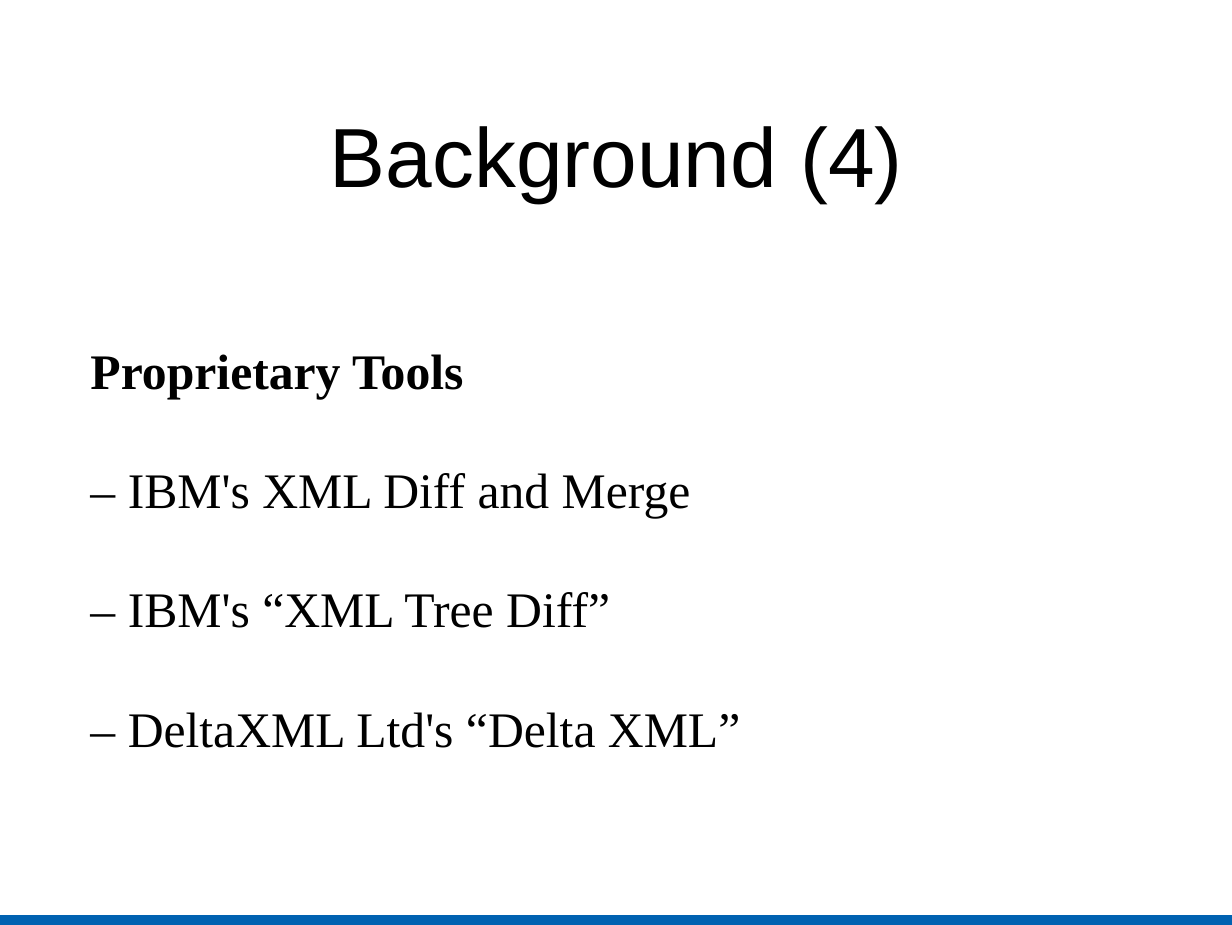
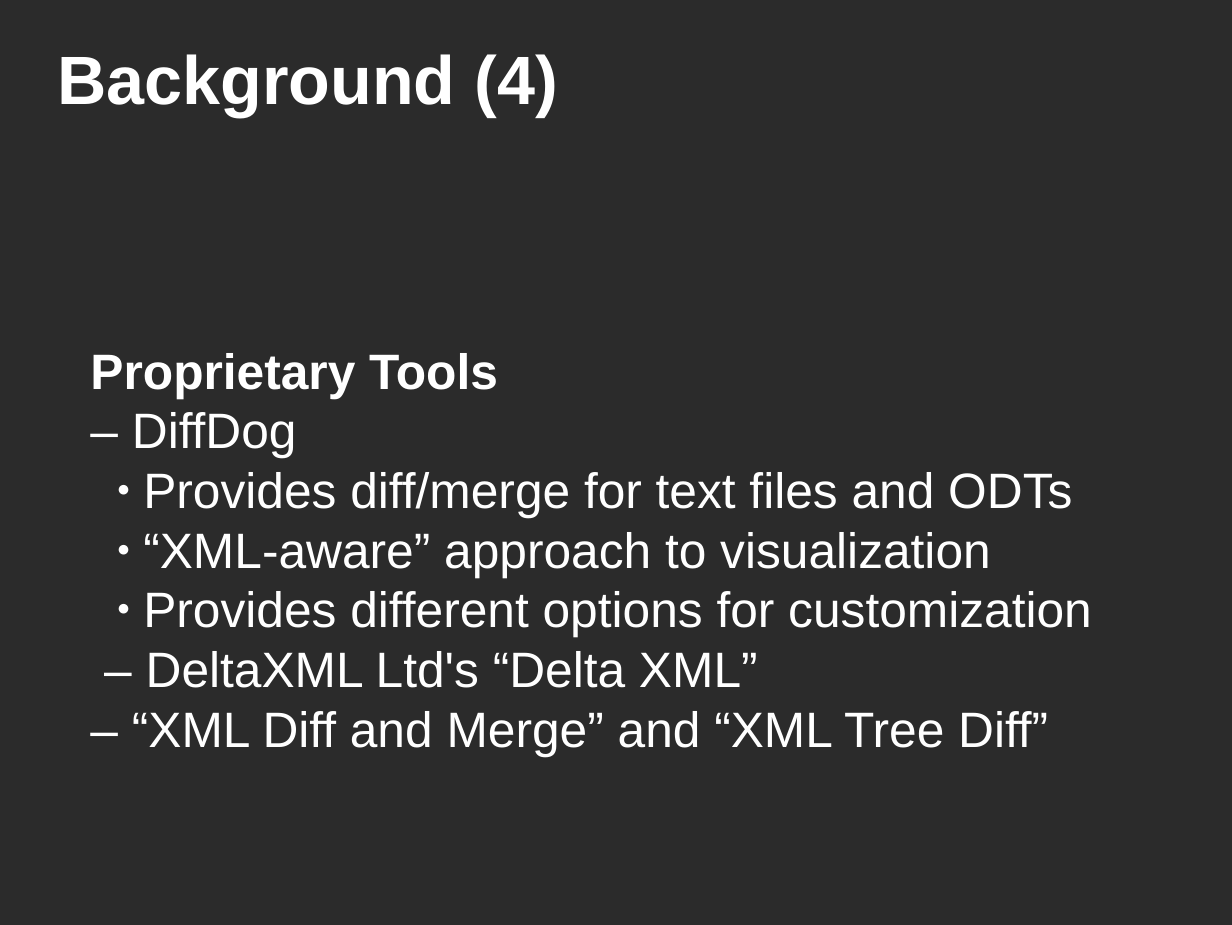
Before and after one commit to kratos12000/FastXMLDiff, a slide deck: slide 11 of Presentation/Slides.odp. Drawn at 1232x925 pixels with LibreOffice and Linux fonts; fonts in the diff are those of the drawing; background and template pictures are left out; a plain dark background stands for a picture behind light text. Boxes give left, top, right and bottom in pixels: in the first picture for what was removed or moved away, otherwise in the second. Text is boxed around its words. In the diff, an @@ line names an element or a change of style, - is before the commit and + after.

Commit message:
Final? Version of the slides.

```diff
--- a/Presentation/Slides.odp
+++ b/Presentation/Slides.odp
@@ background #FFFFFF to picture (left out) @@
@@ title "Background (4)": place and size @@
-title "Background (4)" at bbox=[330, 126, 902, 203]
+title "Background (4)" at bbox=[57, 54, 557, 117]
@@ title "Background (4)" at bbox=[57, 54, 557, 117]: size 54 to 44 pt, text colour #000000 to #FFFFFF, bold on; alignment centre to left @@
@@ subtitle at bbox=[90, 353, 758, 688]: font Times New Roman to Arial, text colour #000000 to #FFFFFF in "Proprietary Tools", "– DeltaXML Ltd's “Delta XML”" @@
@@ subtitle at bbox=[132, 412, 1092, 637]: text changed; font Times New Roman to Arial; text colour #000000 to #FFFFFF @@
-– IBM's XML Diff and Merge
-– IBM's “XML Tree Diff”
+– DiffDog
+  ● Provides diff/merge for text files and ODTs
+  ● “XML-aware” approach to visualization
+  ● Provides different options for customization
@@ subtitle at bbox=[132, 711, 1048, 756]: paragraph added @@
+– “XML Diff and Merge” and “XML Tree Diff”
@@ rectangle removed at bbox=[0, 914, 1232, 925] @@
```
Also in this commit, not shown: 32 other slides changed, 3 slides added, 1 other file.
